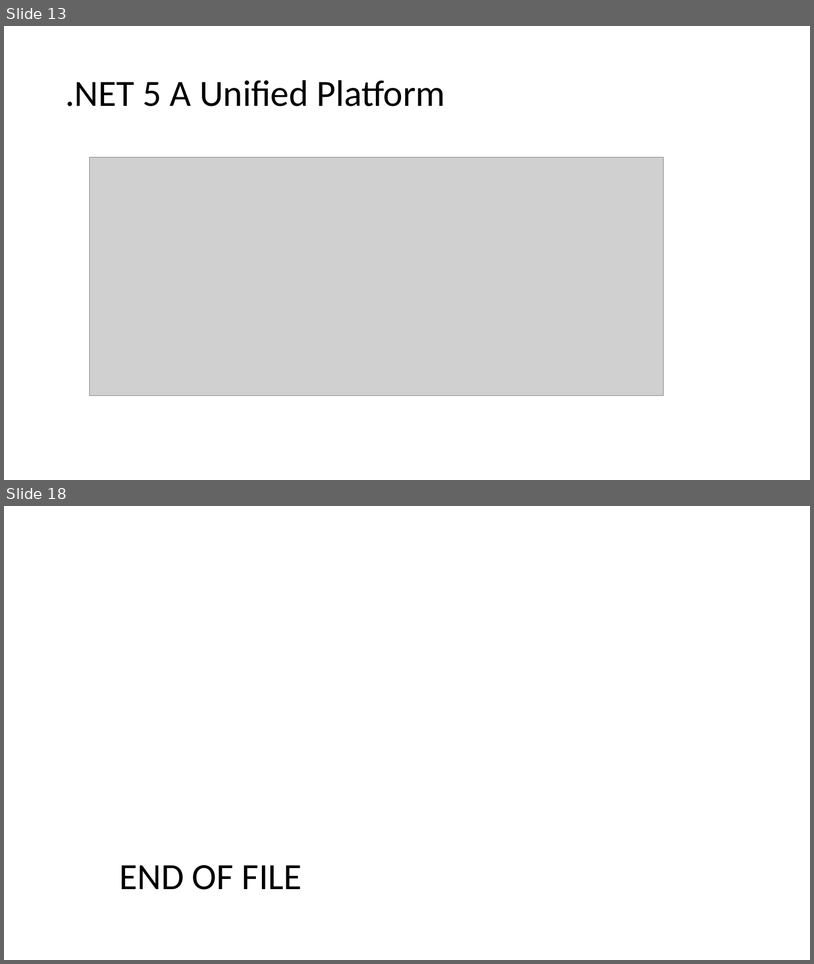
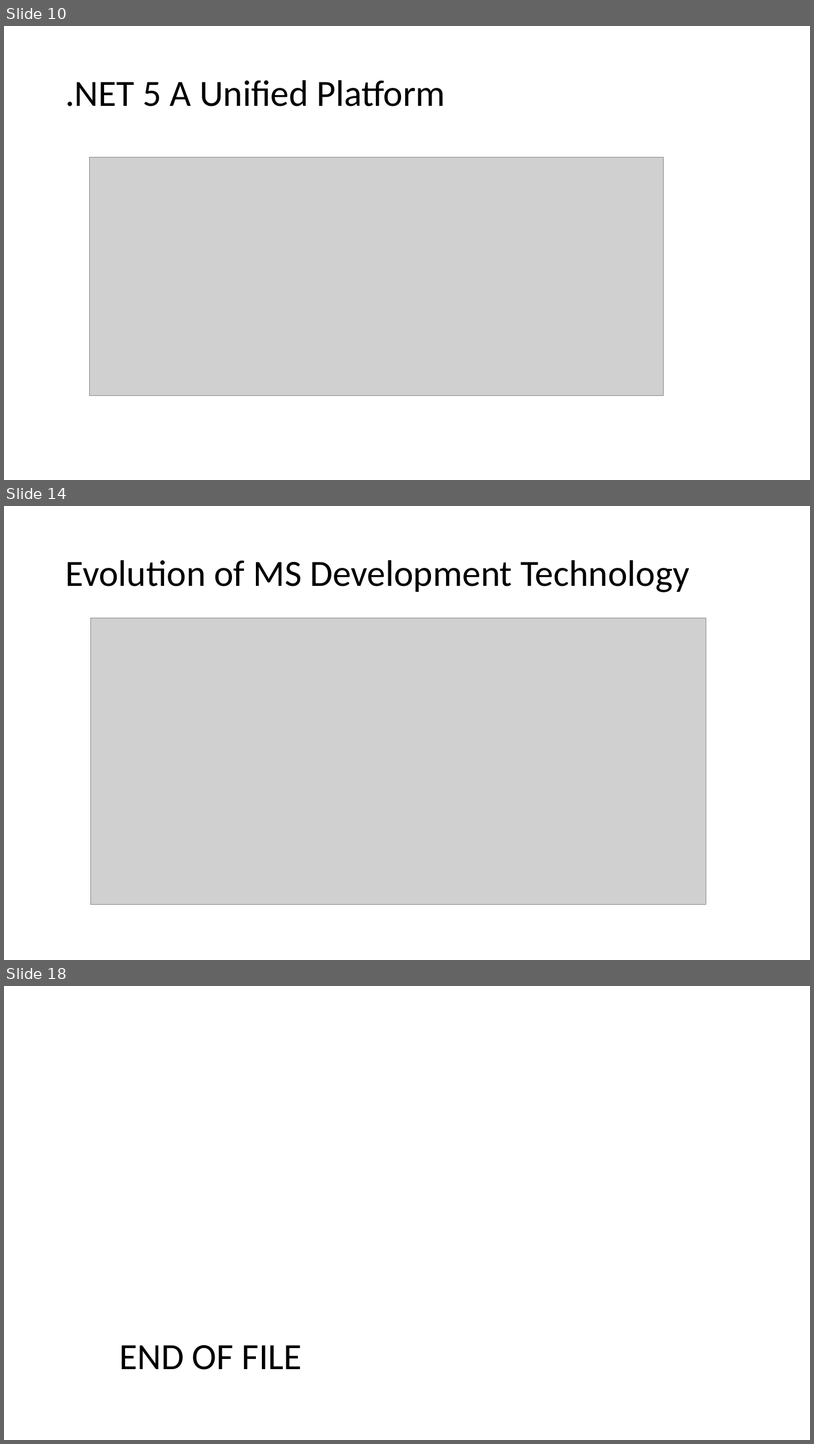
Before and after one commit to aniiiib/StudyNotes, a slide deck: StudyNotes – .NET Platform Reunification.pptx. Shown one above the other, each under a label of ours: slides 13 and 18 before the commit, slides 10, 14 and 18 after it; the slides between them are not shown. The pictures are 814x964 and 814x1444 pixels, drawn with LibreOffice and Linux fonts; fonts in the diff are those of the drawing; grey boxes stand for pictures. Boxes give left, top, right and bottom in pixels: in the first picture for what was removed or moved away, otherwise in the second. Text is boxed around its words. In the diff, an @@ line names an element or a change of style, - is before the commit and + after.

```diff
--- a/StudyNotes – .NET Platform Reunification.pptx
+++ b/StudyNotes – .NET Platform Reunification.pptx
@@ slide 14 added at [4,506,810,960], background #FFFFFF @@
@@ title added at [65,560,690,592], 44 pt, text #000000 @@
+Evolution of MS Development Technology
@@ picture added at [90,618,707,904] @@
@@ what was slide 13 is now slide 10 @@
```
Also in this commit, not shown: 9 slides changed, 3 other slides added, 4 slides removed.
